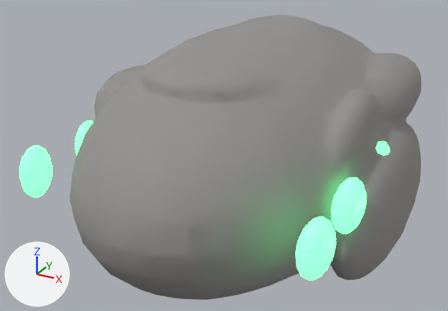
Two versions of the glTF model godot/assets/models/creatures/rockyshark/head.glb, one commit apart.
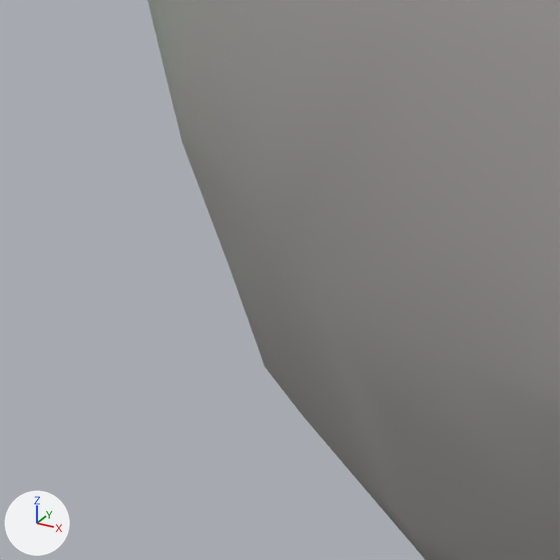
The first picture shows the older version from a 50 mm lens placed at (0.639, -1.066, 0.637), pointed at (-0.115, 0.305, -0.048). The close-ups show the older and then the newer version on the part from 13% to 25% of the width and 67% to 84% of the height of that picture. Only the edits that show in the close-ups are written down. Every picture has the same lights, and +X, +Y and +Z are marked at lower left. The close-ups show mesh edges as thin lines. Where no turn or scale is listed for an object, it has been applied to the vertices.

Before the edit, the objects in view are built like this:
```python
mat_glow = principled_material('Glow')
mat_glow.base_color = (0.12, 0.85, 0.25)  # green #61ed89
mat_glow.roughness = 0.35
mat_glow.emission_color = (0.141, 1.0, 0.294)  # green #69ff94
mat_glow.emission_strength = 2.125
me_head = bpy.data.meshes.new('Head')
me_head.from_pydata(...)  # 2601 vertices, 5198 faces; spans x -20.1..72.3, y -25.6..25.6, z -16.7..20.6
me_head.materials.append(mat_rock)  # grey #959390
ob_head = bpy.data.objects.new('Head', me_head)
ob_head.parent = ob_export
ob_head.location = (0.0, 0.0, 0.0)
```
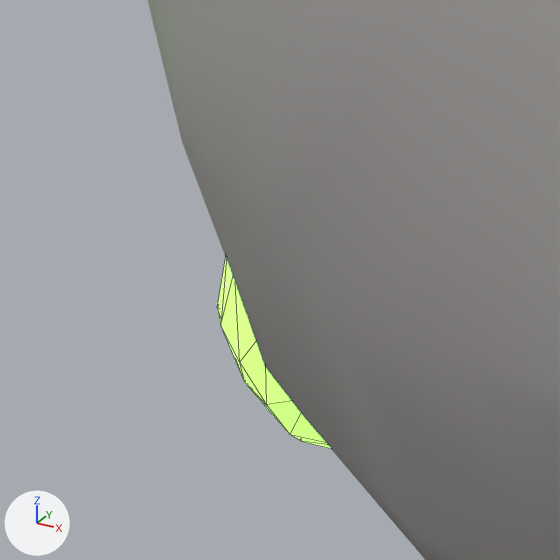
What differs and where, as boxes (x1, y1, x2, y2) in the close-ups (560 x 560 px):
```json
{"object": "PoreH17", "change": "added", "after": [217, 258, 330, 448], "on screen": "green"}
```

The change, as JSON lines over the scene's bpy script:
```json
{"op": "set", "path": "mat_glow.base_color", "old": "(0.12, 0.85, 0.25)", "new": "(0.22, 1.0, 0.08)", "note": "green #61ed89 -> green #81ff50"}
{"op": "set", "path": "mat_glow.emission_color", "old": "(0.141, 1.0, 0.294)", "new": "(0.22, 1.0, 0.08)", "note": "green #69ff94 -> green #81ff50"}
{"op": "set", "path": "mat_glow.emission_strength", "old": "2.125", "new": "2.5"}
{"op": "add", "block": "me_poreh17", "code": ["me_poreh17 = bpy.data.meshes.new('PoreH17')", "me_poreh17.from_pydata(...)  # 42 vertices, 80 faces; spans x -0.0285..0.0285, y -0.0248..0.0248, z -0.0233..0.0233", "me_poreh17.materials.append(mat_glow)  # green #81ff50, glowing green #81ff50"]}
{"op": "add", "block": "ob_poreh17", "code": ["ob_poreh17 = bpy.data.objects.new('PoreH17', me_poreh17)", "ob_poreh17.location = (-0.1509, -0.2198, -0.0464)"]}
```
